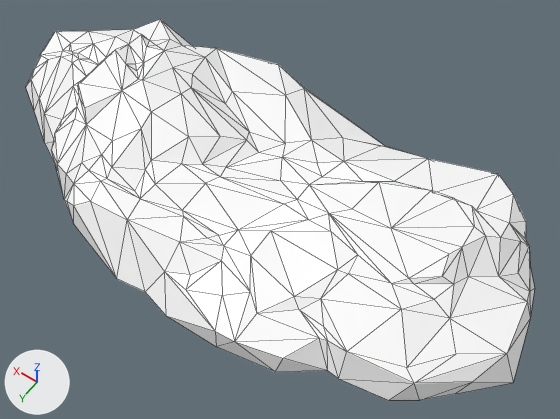
One commit to the glTF model assets/synty/tropical/models/SM_Env_Rock_Ground_02.glb: the scene before it, then after it.
One viewpoint serves both versions: a 50 mm camera at (-6.3, 7.72, 11.33) aimed at (-1.03, 0.34, -0.26). The lights are fixed; the arrows at lower left show +X, +Y and +Z. Mesh edges are drawn as thin lines.

The older version as bpy lines, for what is in view:
```python
mat_nature26 = principled_material('Nature26')
mat_nature26.base_color = (1.0, 1.0, 1.0)  # white #ffffff
mat_nature26.roughness = 0.553
me_mesh = bpy.data.meshes.new('Mesh')
me_mesh.from_pydata(...)  # 212 vertices, 392 faces; spans x -6.15..5.87, y -2.98..3.29, z -0.63..1.16
me_mesh.materials.append(mat_nature26)  # white #ffffff
ob_sm_env_rock_ground_02 = bpy.data.objects.new('SM_Env_Rock_Ground_02', me_mesh)
ob_sm_env_rock_ground_02.location = (0.0, 0.0, 0.0)
```
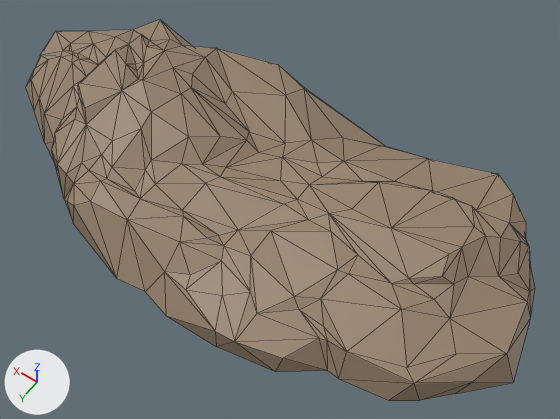
Changed parts and their boxes (x1, y1, x2, y2) in the pictures (560 x 419 px):
```json
{"object": "SM_Env_Rock_Ground_02", "change": "surface changed", "before": [26, 19, 535, 400], "after": [26, 19, 535, 400], "on screen": "white to brown"}
```

Edits to the scene script, one JSON object a line:
```json
{"op": "add", "block": "img_polygonnaturebiomes_tropical_texture_01", "code": ["img_polygonnaturebiomes_tropical_texture_01 = load_image('PolygonNatureBiomes_Tropical_Texture_01', '_unpacked/PolygonNatureBiomes_Tropical_Texture_01', 4096, 4096, 'sRGB')"]}
{"op": "remove", "block": "mat_nature26", "code": "mat_nature26.base_color = (1.0, 1.0, 1.0)  # white #ffffff"}
{"op": "add", "block": "mat_nature26", "code": "mat_nature26.texture = img_polygonnaturebiomes_tropical_texture_01"}
```
